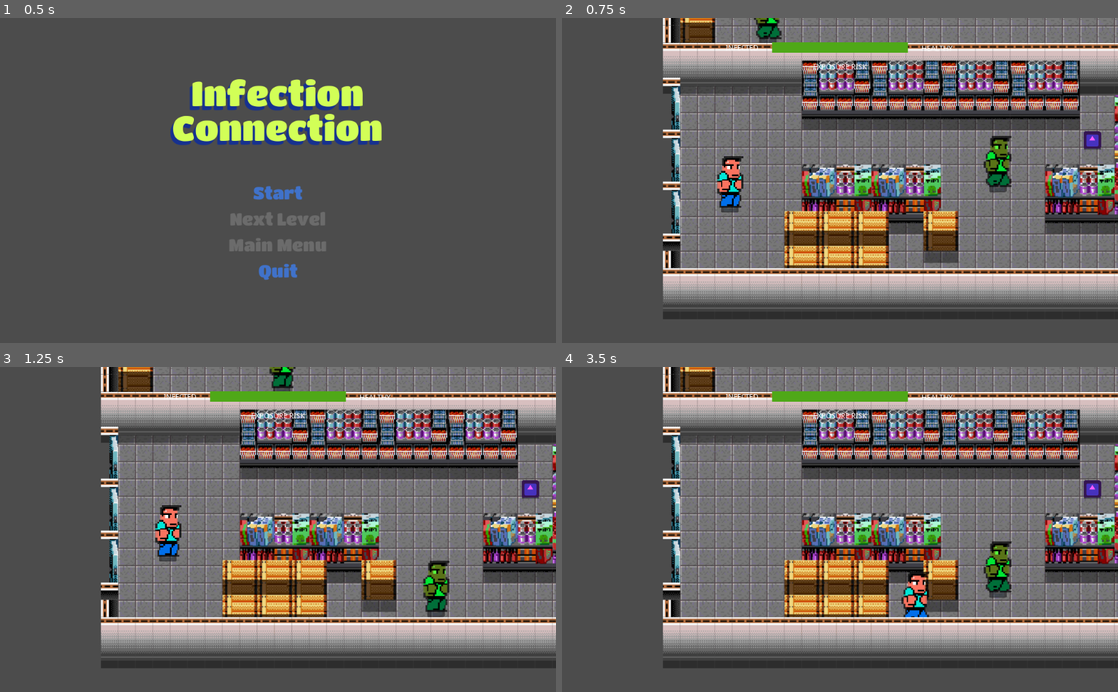
Above: before the commit, frames 1-4 (two rows, left to right).
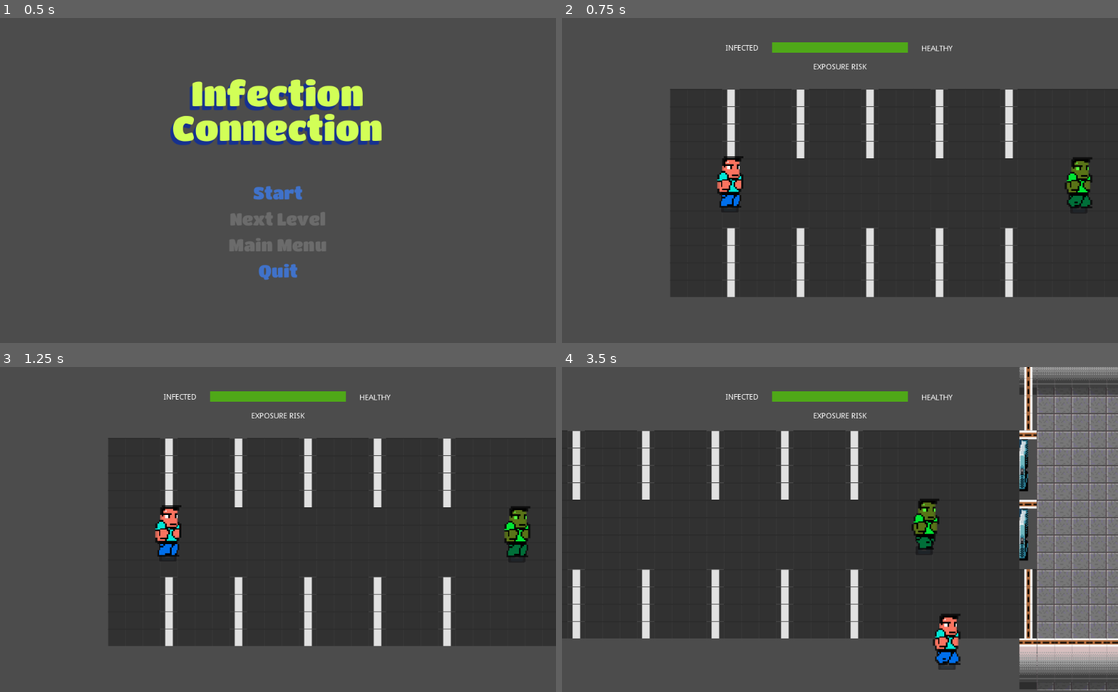
Above: after the commit, the same moments.

Repository: Bootjack/wj21-connection
Game: Godot game, scene res://MainMenu.tscn
Same seed, same stepped clock (60 frames per second), same inputs: the game is played once before the commit and once after it. The engine's default icon, where the game draws it, is replaced by a stand-in: a white triangle on a blue panel in a dark square.
Inputs (mouse positions are in pixels of both pictures, inside the frame that each line leads up to):
- Up to frame 1 (0.5 s): no input
- Up to frame 2 (0.75 s): click "Start" at 0.5 s
- Up to frame 3 (1.25 s): no input
- Up to frame 4 (3.5 s): tap Enter (ui_accept) at 1.25 s; move the mouse to (962, 513) at 1.27 s; hold D (right) 1.28-2.03 s; tap Shift (sprint) at 1.35, 2.1, 2.85 s; click (962, 513) at 1.42 s; tap Space (jump) at 1.52, 2.27 s; move the mouse to (728, 545) at 2.02 s; hold S (down) 2.03-2.78 s; move the mouse to (895, 458) at 2.77 s; hold D (right) from 2.78 s (still down)

Frame 1 is identical in both runs. In frame 2, 64% of the frame differs, in the area x 18-100%, y 0-93%; in frame 3, 64%; in frame 4, 76%, in the area x 0-100%, y 0-100%.

Commit message:
TOILET PAPER

Diff:
--- a/Jason_2.tscn
+++ b/Jason_2.tscn
@@ -55,8 +55,8 @@
 [node name="Pedestrian2" parent="YSort/Pedestrians" instance=ExtResource( 6 )]
 position = Vector2( 1843.05, 496.797 )
 direction = Vector2( 0, -1 )
-distance = 100.0
-wait_time = 1.0
+distance = 200.0
+wait_time = 2.0
 
 [node name="Pedestrian8" parent="YSort/Pedestrians" instance=ExtResource( 6 )]
 position = Vector2( 1686.63, 341.082 )
@@ -119,8 +119,8 @@
 [node name="Pedestrian4" parent="YSort/Pedestrians" instance=ExtResource( 6 )]
 position = Vector2( 2174.07, 218.748 )
 direction = Vector2( 0, 1 )
-distance = 100.0
-wait_time = 1.0
+distance = 200.0
+wait_time = 2.0
 
 [node name="Pedestrian3" parent="YSort/Pedestrians" instance=ExtResource( 6 )]
 position = Vector2( 327.599, 488.17 )
@@ -149,7 +149,7 @@
 elevation = 1.0
 
 [node name="Mulligan3" parent="YSort/Pickups" instance=ExtResource( 3 )]
-position = Vector2( 2177.75, 228.899 )
+position = Vector2( 2166.67, 238.506 )
 elevation = 1.0
 
 [node name="Player" parent="YSort" instance=ExtResource( 4 )]
--- a/MainMenu.gd
+++ b/MainMenu.gd
@@ -3,7 +3,7 @@
 var active_scene
 var level_index = 0
 var levels = [
-	preload("res://Jason.tscn")
+	preload("res://Jason_2.tscn")
 ]
 
 func _ready():
--- a/Pickup.tscn
+++ b/Pickup.tscn
@@ -1,9 +1,25 @@
-[gd_scene load_steps=4 format=2]
+[gd_scene load_steps=13 format=2]
 
 [ext_resource path="res://icon.png" type="Texture" id=1]
 [ext_resource path="res://Pickup.gd" type="Script" id=2]
+[ext_resource path="res://art/animatedSprite/toiletpaper/00-tp03.png" type="Texture" id=3]
+[ext_resource path="res://art/animatedSprite/toiletpaper/00-tp01.png" type="Texture" id=4]
+[ext_resource path="res://art/animatedSprite/toiletpaper/00-tp02.png" type="Texture" id=5]
+[ext_resource path="res://art/animatedSprite/toiletpaper/00-tp07.png" type="Texture" id=6]
+[ext_resource path="res://art/animatedSprite/toiletpaper/00-tp04.png" type="Texture" id=7]
+[ext_resource path="res://art/animatedSprite/toiletpaper/00-tp06.png" type="Texture" id=8]
+[ext_resource path="res://art/animatedSprite/toiletpaper/00-tp08.png" type="Texture" id=9]
+[ext_resource path="res://art/animatedSprite/toiletpaper/00-tp05.png" type="Texture" id=10]
 
-[sub_resource type="RectangleShape2D" id=1]
+[sub_resource type="SpriteFrames" id=1]
+animations = [ {
+"frames": [ ExtResource( 4 ), ExtResource( 5 ), ExtResource( 3 ), ExtResource( 7 ), ExtResource( 10 ), ExtResource( 8 ), ExtResource( 6 ), ExtResource( 9 ) ],
+"loop": true,
+"name": "Sparkle",
+"speed": 5.0
+} ]
+
+[sub_resource type="RectangleShape2D" id=2]
 extents = Vector2( 16, 16 )
 
 [node name="Pickup" type="Node2D"]
@@ -11,19 +27,22 @@
 
 [node name="Shadow" type="Sprite" parent="."]
 modulate = Color( 0.215686, 0.188235, 0.188235, 0.498039 )
-position = Vector2( 0, 16 )
+position = Vector2( -0.139236, 9.73428 )
 scale = Vector2( 0.5, 0.05 )
 texture = ExtResource( 1 )
 
-[node name="Sprite" type="Sprite" parent="."]
-modulate = Color( 0.996078, 0.360784, 1, 1 )
+[node name="Sprite" type="AnimatedSprite" parent="."]
+position = Vector2( -0.417709, -26.326 )
 scale = Vector2( 0.5, 0.5 )
-texture = ExtResource( 1 )
+frames = SubResource( 1 )
+animation = "Sparkle"
+frame = 2
+playing = true
 
 [node name="ProximityArea" type="Area2D" parent="."]
 collision_layer = 31
 collision_mask = 31
 
 [node name="CollisionShape2D" type="CollisionShape2D" parent="ProximityArea"]
-position = Vector2( 0, -13 )
-shape = SubResource( 1 )
+position = Vector2( -0.139236, -11.0507 )
+shape = SubResource( 2 )
Binary file added: art/animatedSprite/toiletpaper/00-tp01.png
Not shown, added: art/animatedSprite/toiletpaper/00-tp01.png.import
Binary file added: art/animatedSprite/toiletpaper/00-tp02.png
Not shown, added: art/animatedSprite/toiletpaper/00-tp02.png.import
Binary file added: art/animatedSprite/toiletpaper/00-tp03.png
Not shown, added: art/animatedSprite/toiletpaper/00-tp03.png.import
Binary file added: art/animatedSprite/toiletpaper/00-tp04.png
Not shown, added: art/animatedSprite/toiletpaper/00-tp04.png.import
Binary file added: art/animatedSprite/toiletpaper/00-tp05.png
Not shown, added: art/animatedSprite/toiletpaper/00-tp05.png.import
Binary file added: art/animatedSprite/toiletpaper/00-tp06.png
Not shown, added: art/animatedSprite/toiletpaper/00-tp06.png.import
(and 5 more such lines)
